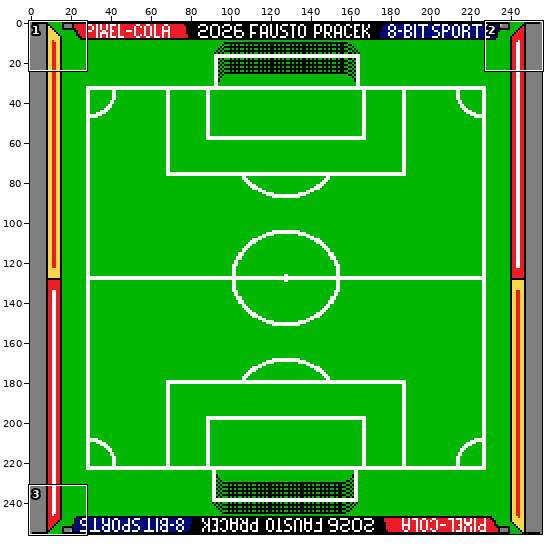
Two states of a pixel-art file, media/aseprite/field.aseprite. Above: a wide view before the commit, with the close-up outlined.
Close-up. Before the commit:
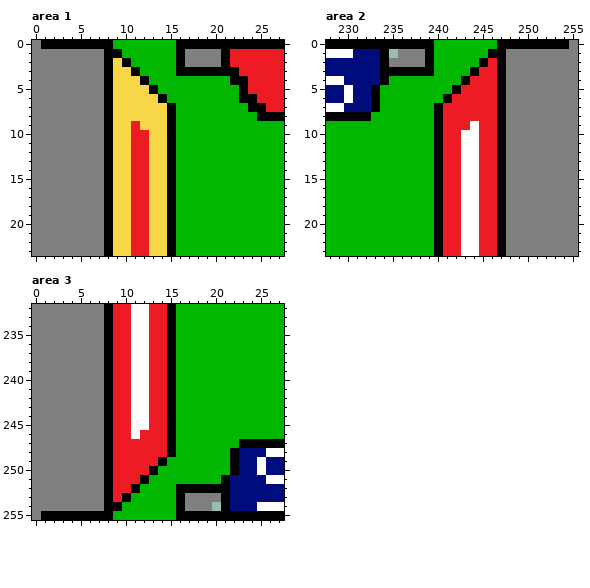
256x256 pixels, 1 frame. Shown: area 1: x 0..27, y 0..23; area 2: x 228..255, y 0..23; area 3: x 0..27, y 232..255. The commit also changed other parts of the picture, which this record leaves out.
After the commit:
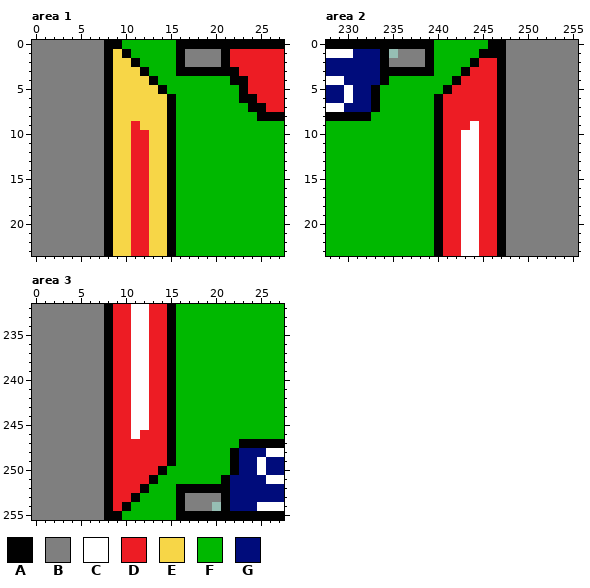
Palette (. is transparent): A #010101  B #7f7f7f  C #ffffff  D #ed1c24  E #f7d647  F #00b800  G #000c7b
Difference:
Area 1:
y 0: x 1..7 AAAAAAA -> BBBBBBB; x 9 F -> A
y 1: x 9..10 AF -> EA
y 2: x 10..11 AF -> EA
y 3: x 11..12 AF -> EA
y 4: x 12..13 AF -> EA
y 5: x 13..14 AF -> EA
y 6: x 14..15 AF -> EA
Area 2:
y 0: x 246 F -> A; x 248..254 AAAAAAA -> BBBBBBB
y 1: x 245 F -> A
y 2: x 244..245 FA -> AD
y 3: x 243..244 FA -> AD
y 4: x 242..243 FA -> AD
y 5: x 241..242 FA -> AD
y 6: x 240..241 FA -> AD
Area 3:
y 249: x 14..15 AF -> DA
y 250: x 13..14 AF -> DA
y 251: x 12..13 AF -> DA
y 252: x 11..12 AF -> DA
y 253: x 10..11 AF -> DA
y 254: x 9..10 AF -> DA
y 255: x 1..7 AAAAAAA -> BBBBBBB; x 9 F -> A
Changed places in both close-ups, as pixel boxes (x1, y1, x2, y2):
changed: (41, 40, 176, 103)
changed: (434, 40, 569, 103)
changed: (41, 457, 176, 520)
